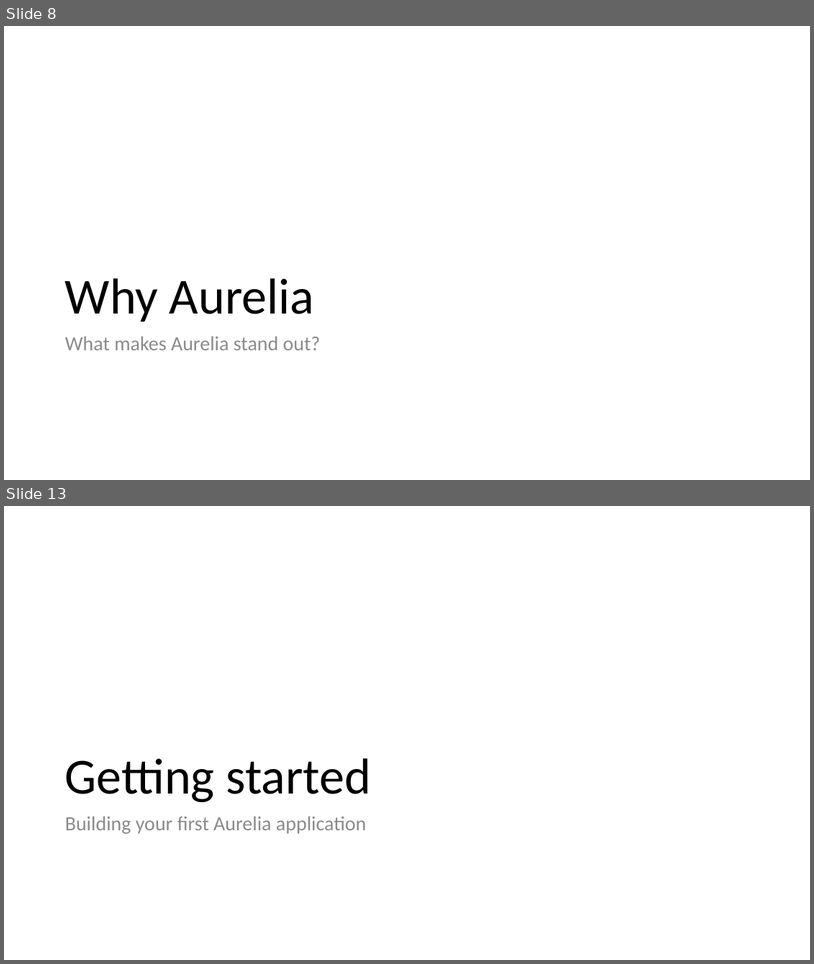
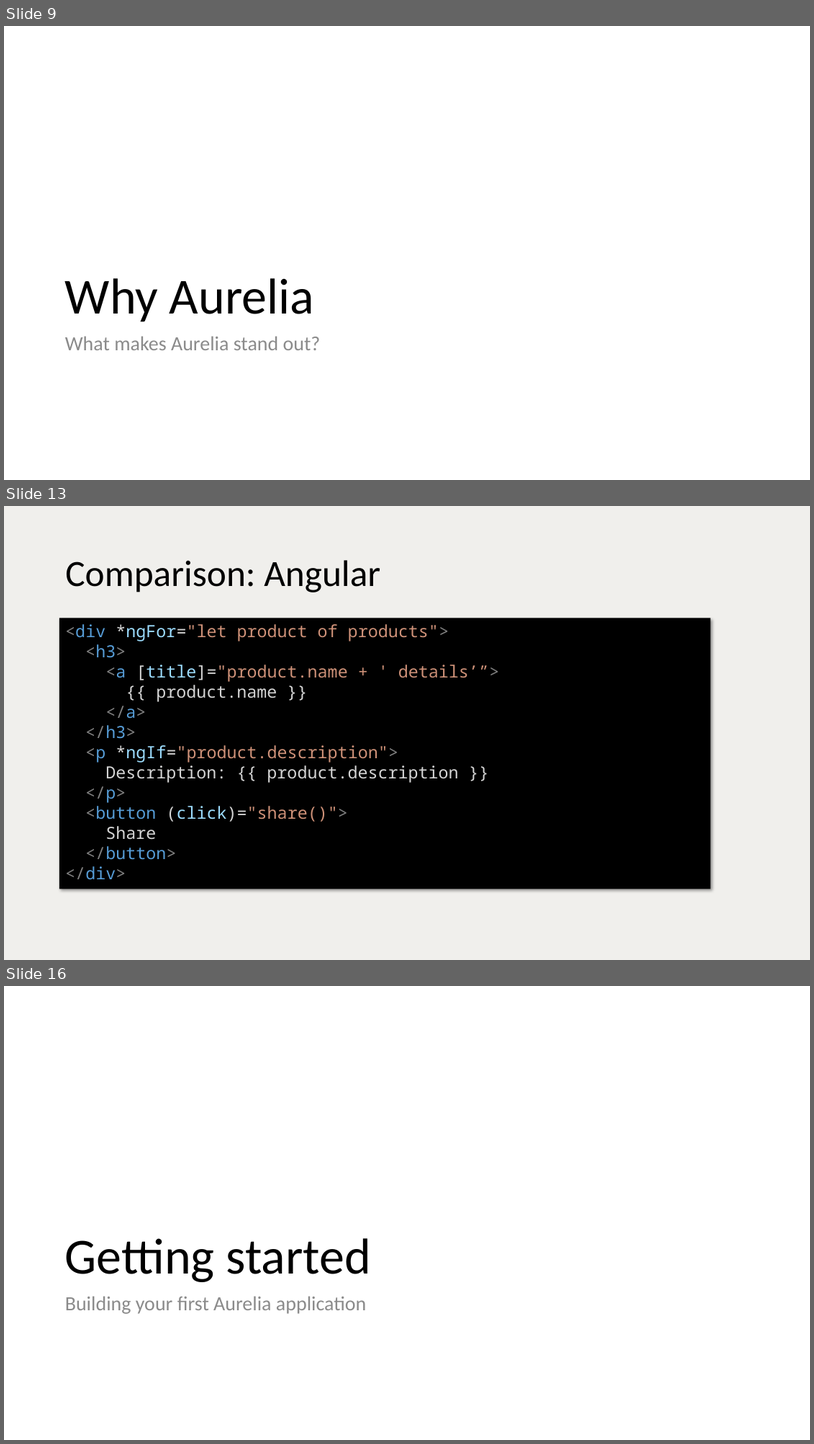
Before and after one commit to vuorinem/ADNUGTalk, a slide deck: Aurelia.pptm. Shown one above the other, each under a label of ours: slides 8 and 13 before the commit, slides 9, 13 and 16 after it; the slides between them are not shown. The pictures are 814x964 and 814x1444 pixels, drawn with LibreOffice and Linux fonts; fonts in the diff are those of the drawing. Boxes give left, top, right and bottom in pixels: in the first picture for what was removed or moved away, otherwise in the second. Text is boxed around its words. In the diff, an @@ line names an element or a change of style, - is before the commit and + after.

```diff
--- a/Aurelia.pptm
+++ b/Aurelia.pptm
@@ slide 13 added at [4,506,810,960], background #F0EFEC @@
@@ title added at [65,560,381,592], 44 pt, text #000000 @@
+Comparison: Angular
@@ rectangle added at [59,618,711,889], fill #000000, 20 pt, text #CE9178 @@
+<div *ngFor="let product of products">
+<h3>
+<a [title]="product.name + ' details’”>
+{{ product.name }}
+</a>
+</h3>
+<p *ngIf="product.description">
+Description: {{ product.description }}
+</p>
+<button (click)="share()">
+Share
+</button>
+</div>
@@ what was slide 8 is now slide 9 @@
@@ what was slide 13 is now slide 16 @@
```
Also in this commit, not shown: 19 slides changed, 6 other slides added, 5 slides removed.
